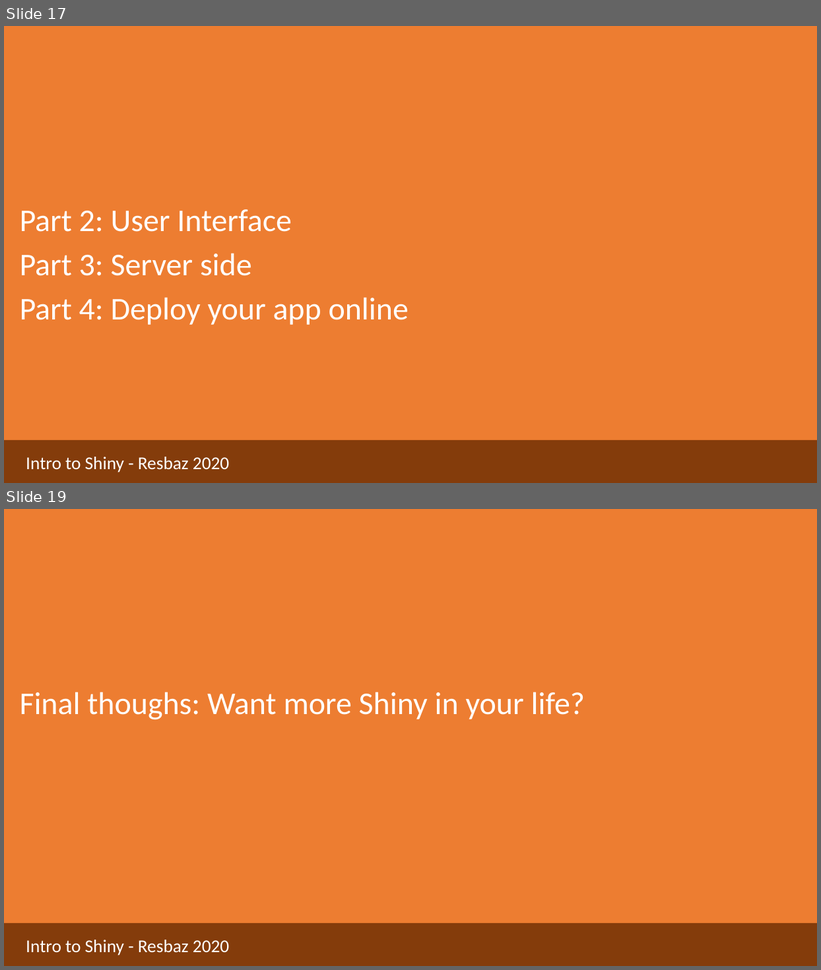
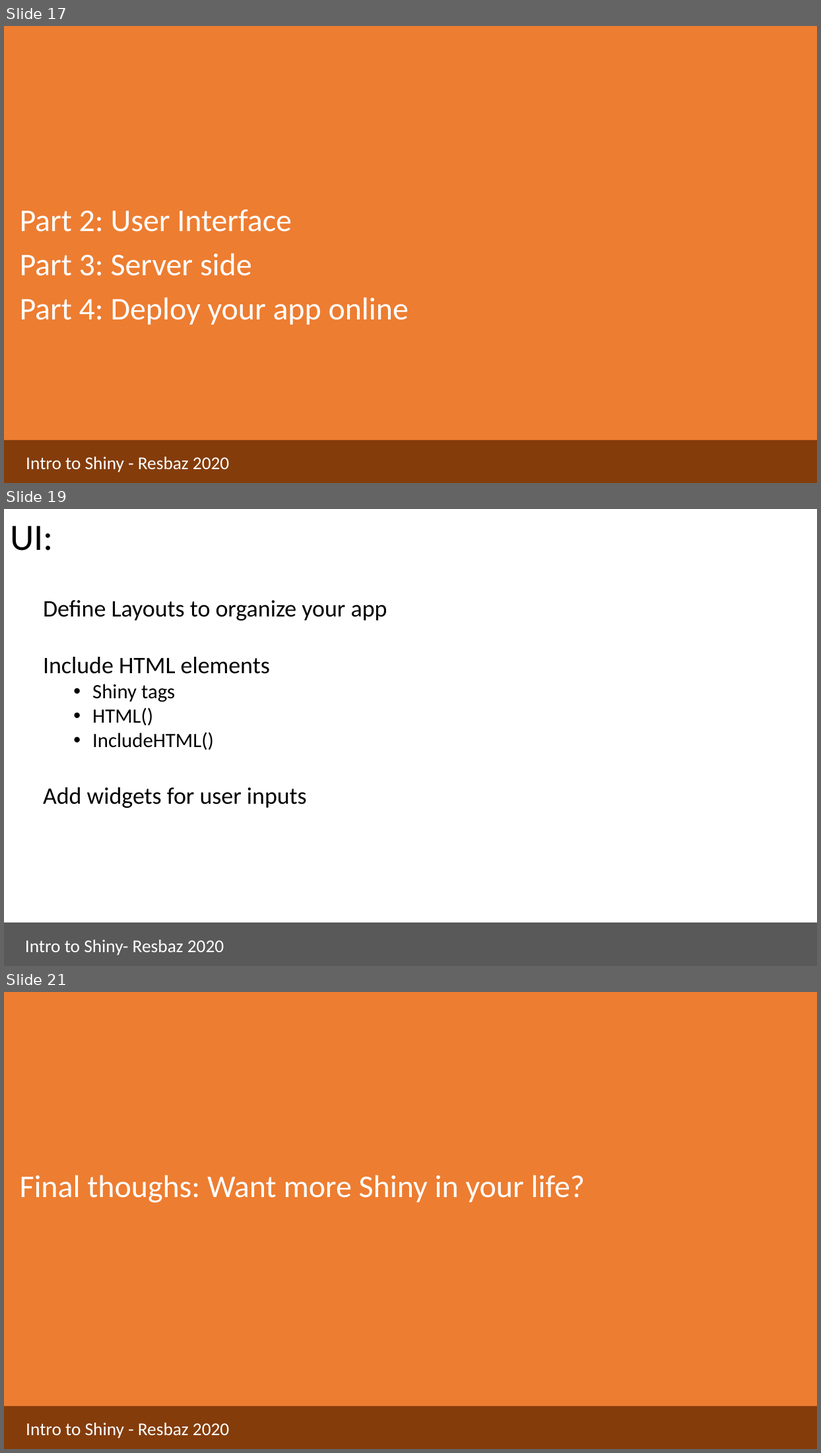
Before and after one commit to aponsero/Shiny_app_workshop_2020, a slide deck: Presentation/Presentation_slides.pptx. Shown one above the other, each under a label of ours: slides 17 and 19 before the commit, slides 17, 19 and 21 after it; the slides between them are not shown. The pictures are 821x970 and 821x1453 pixels, drawn with LibreOffice and Linux fonts; fonts in the diff are those of the drawing. Boxes give left, top, right and bottom in pixels: in the first picture for what was removed or moved away, otherwise in the second. Text is boxed around its words. In the diff, an @@ line names an element or a change of style, - is before the commit and + after.

```diff
--- a/Presentation/Presentation_slides.pptx
+++ b/Presentation/Presentation_slides.pptx
@@ slide 19 added at (x1=4, y1=509, x2=817, y2=966), background #FFFFFF @@
@@ title added at (x1=10, y1=525, x2=53, y2=551), 44 pt, text #000000 @@
+UI:
@@ text added at (x1=43, y1=600, x2=387, y2=808), 28 pt, text #000000 @@
+Define Layouts to organize your app
+Include HTML elements
+  • Shiny tags
+  • HTML()
+  • IncludeHTML()
+Add widgets for user inputs
@@ rectangle added at (x1=4, y1=923, x2=817, y2=966), fill #595959, outline #595959 1 pt @@
@@ rectangle added at (x1=19, y1=931, x2=248, y2=960), outline #595959 0.75 pt, 21.3 pt, text #FFFFFF @@
+Intro to Shiny- Resbaz 2020
@@ what was slide 19 is now slide 21 @@
```
Also in this commit, not shown: 5 slides changed, 2 other slides added, 1 slide removed.
